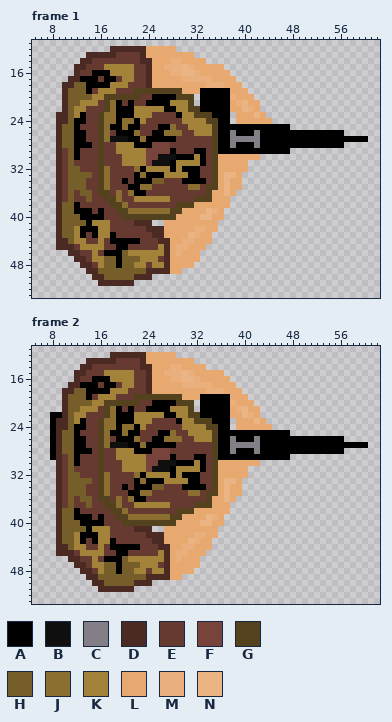
Edited in one commit: pixel-art file (Test Concepts and Sprites/Mobs/spr_grunt_camo/Sprite_Grunt_Camo.ase). Above is the file before it was changed.
64x64 pixels, 9 frames. Shown: frame 1: x 5..62, y 11..53; frame 2: x 5..62, y 11..53. The commit also changed other frames, which this record leaves out.
Palette (. is transparent): A #000000  B #0f0f0f  C #847e87  D #4c2a24  E #663931  F #78433a  G #53421d  H #755e29  J #8a6f30  K #a28339  L #e7a96f  M #e9af7c  N #eab485
After:
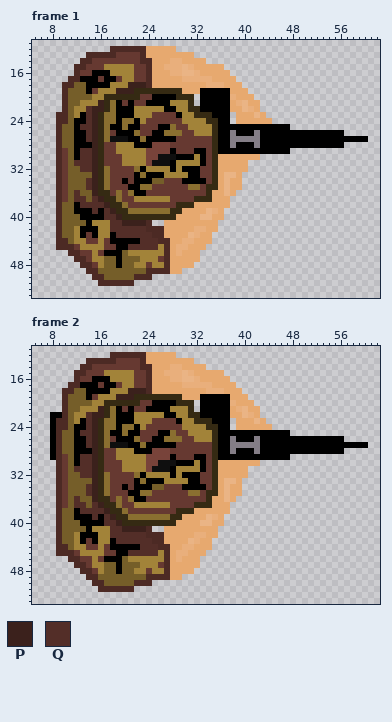
Colours new in this view: P #3b211c  Q #532e28
Diff:
Colour G changes from #53421d to #352a13.
Frame 1:
Colour D gives way to colour P in row 41 at x 22 to 23.
Colour E gives way to colour P in row 18 at x 21 to 23; in row 19 at x 19 to 21; in row 21 at x 16; in row 22 at x 15 to 16; in rows 23 to 36 at x 15; in row 37 at x 16.
Colour E gives way to colour P in row 38 at x 17; in row 39 at x 18; in row 40 at x 19; in row 41 at x 20 to 21.
Colour E gives way to colour Q in rows 22 to 24 at x 14; in row 25 at x 13 to 14; in rows 26 to 27 at x 14; in rows 29 to 30 at x 13 to 14; in row 31 at x 12 to 14; in row 32 at x 13 to 14.
Colour E gives way to colour Q in rows 34 to 35 at x 14; in row 36 at x 12; in row 37 at x 12 to 13 and 15; in row 38 at x 13 to 16; in row 39 at x 15 and 17; in row 40 at x 17 to 18.
Colour E gives way to colour Q in row 41 at x 18 to 19; in row 42 at x 18 to 23; in row 43 at x 19 to 24; in row 44 at x 23 to 25; in row 45 at x 21 to 25.
Frame 2: the same change as frame 1
